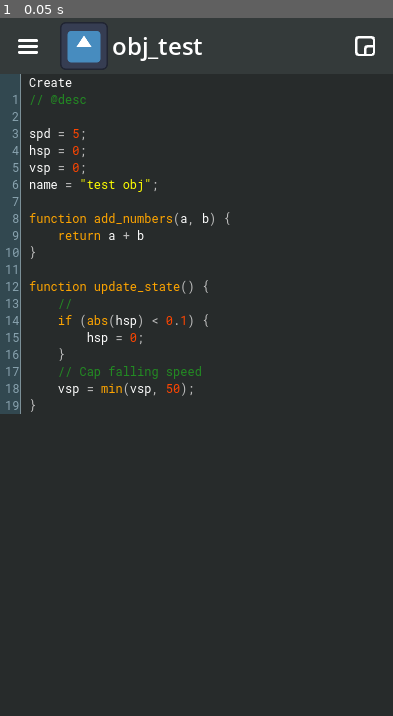
Above: before the commit, frame 1.
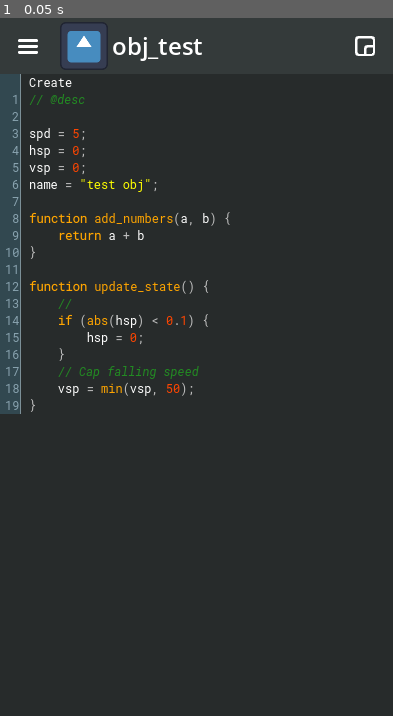
Above: after the commit, the same moment.

Repository: brenioks/DroidMakerUI
Game: Godot game, scene res://workplace.tscn
Same seed, same stepped clock (60 frames per second), same inputs: the game is played once before the commit and once after it. The engine's default icon, where the game draws it, is replaced by a stand-in: a white triangle on a blue panel in a dark square.
Inputs:
- Up to frame 1 (0.05 s): no input

The runs differ from the first frame. In frame 1, 0.8% of the frame differs, in the area x 7-59%, y 11-52%.

Commit message:
Comments are Italic, Keywords are Bold

Diff:
--- a/CodeEditor/code_editor.gd
+++ b/CodeEditor/code_editor.gd
@@ -54,7 +54,13 @@
 				break
 
 		if not matched_group.is_empty():
-			output += "[color=%s]%s[/color]" % [COLORS[matched_group], escaped_match]
+			var highlighted_word = "[color=%s]%s[/color]" % [COLORS[matched_group], escaped_match]
+			match matched_group:
+				"COMMENT":
+					highlighted_word = "[i]%s[/i]" % highlighted_word
+				"KEYWORD":
+					highlighted_word = "[b]%s[/b]" % highlighted_word
+			output += highlighted_word
 		else:
 			output += escaped_match
 
